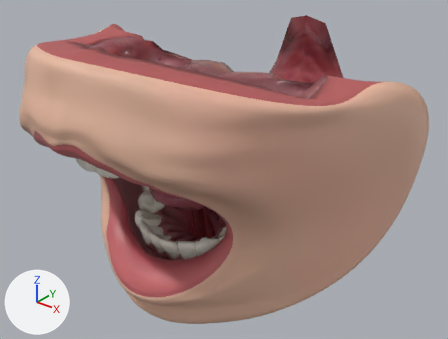
One commit to the glTF model models/polost_rta.glb: the scene before it, then after it.
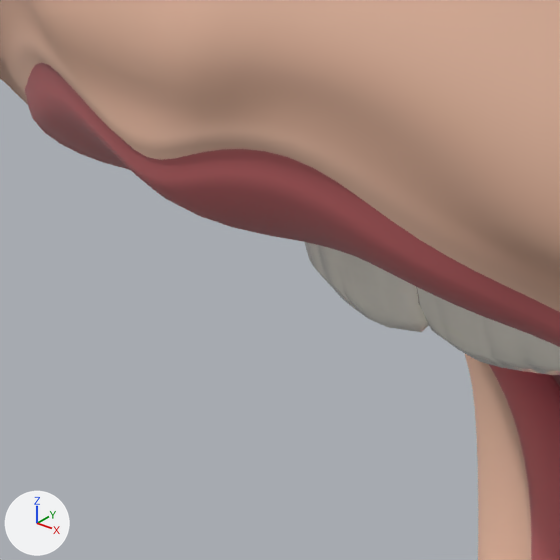
The first picture shows the older version from a 50 mm lens placed at (0.1218, -0.1455, 0.0749), pointed at (0.0003, 0.0064, -0.0193). The close-ups show the older and then the newer version on the part from 7% to 25% of the width and 36% to 61% of the height of that picture. Only the edits that show in the close-ups are written down. The axes (+X, +Y, +Z) are drawn at lower left. The lights are the same throughout. Where no turn or scale is listed for an object, it has been applied to the vertices.

In view in the first close-up: 'guba_niz', 'guba_niz_kayma', 'guba_verh', 'guba_verh_kayma', 'shcheka_prav', 'zub_11', 'zub_21'.
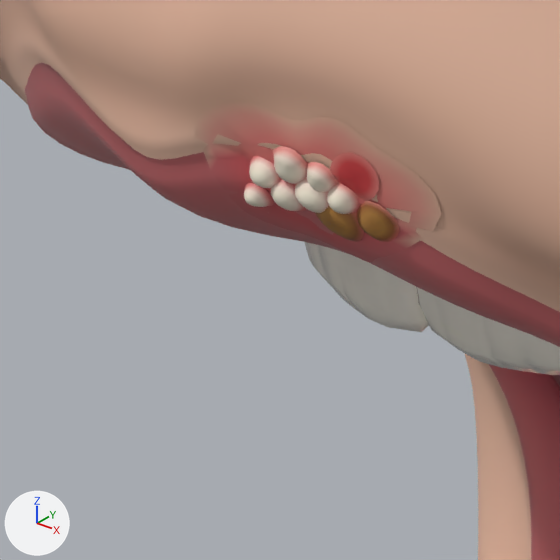
Pixel boxes [x1, y1, x2, y2] of what changed, in the close-ups (560 x 560 px):
'porazh_03_gerpes', added (brown)
    after: [194, 101, 442, 263]

Patch to the scene script:
```diff
--- a/models/polost_rta.glb.py
+++ b/models/polost_rta.glb.py
@@ me_porazh_03_gerpes @@
+me_porazh_03_gerpes.from_pydata(...)  # 707 vertices, 1192 faces; spans x 0.00323..0.01318, y -0.06192..-0.05771, z 0.00934..0.01677
+me_porazh_03_gerpes.materials.append(mat_porazh)
@@ ob_porazh_03_gerpes @@
+ob_porazh_03_gerpes = bpy.data.objects.new('porazh_03_gerpes', me_porazh_03_gerpes)
+ob_porazh_03_gerpes.location = (0.0, 0.0, 0.0)
```
